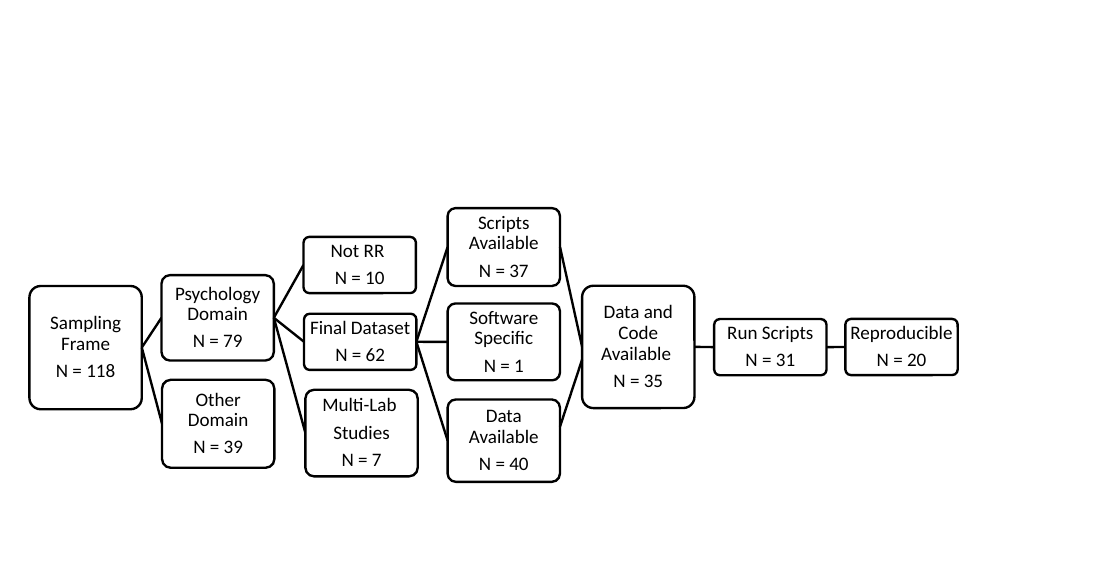
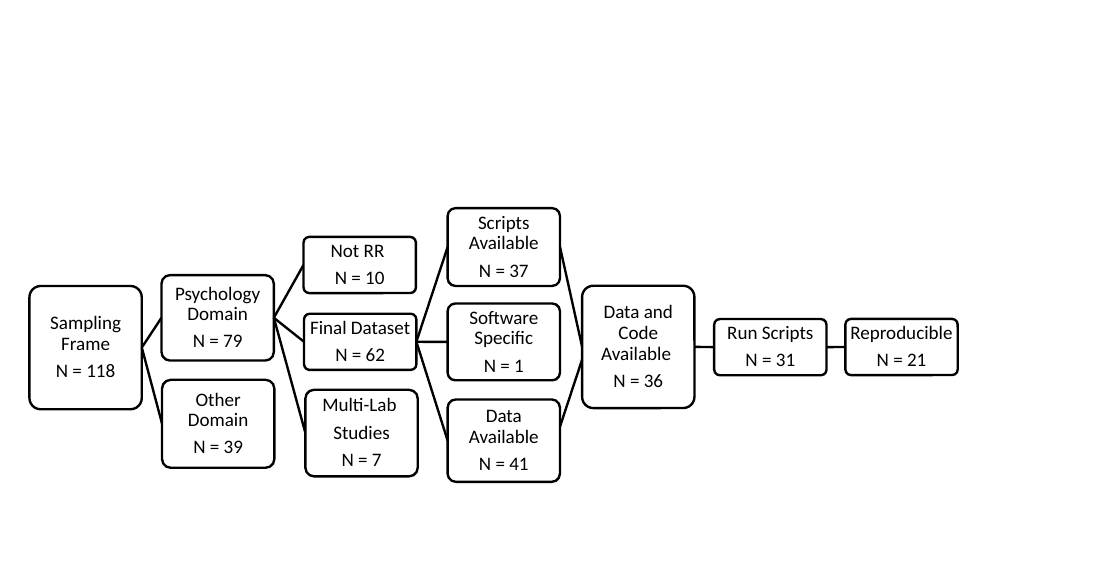
Before and after one commit to Lakens/reproducing_registered_reports, a slide deck: slide 1 of manuscript_version_2/Figure1.pptx. Drawn at 1120x572 pixels with LibreOffice and Linux fonts; fonts in the diff are those of the drawing. Boxes give left, top, right and bottom in pixels: in the first picture for what was removed or moved away, otherwise in the second. Text is boxed around its words. In the diff, an @@ line names an element or a change of style, - is before the commit and + after.

```diff
--- a/manuscript_version_2/Figure1.pptx
+++ b/manuscript_version_2/Figure1.pptx
@@ text at [877,353,926,366]: text changed @@
-N = 20
+N = 21
@@ text at [613,374,663,387]: text changed @@
-N = 35
+N = 36
@@ text at [479,457,528,470]: text changed @@
-N = 40
+N = 41
```
Also in this commit, not shown: 10 other files.
